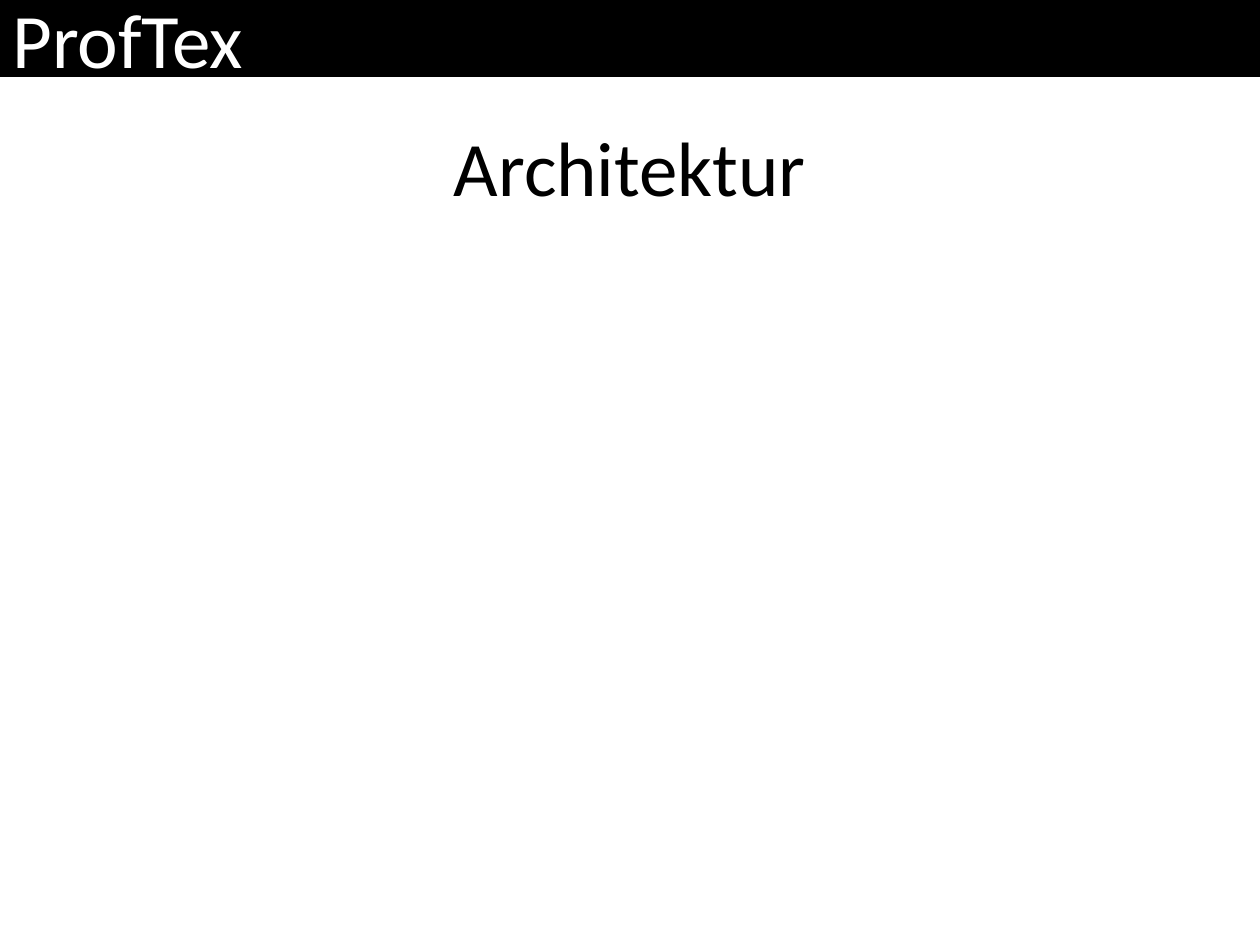
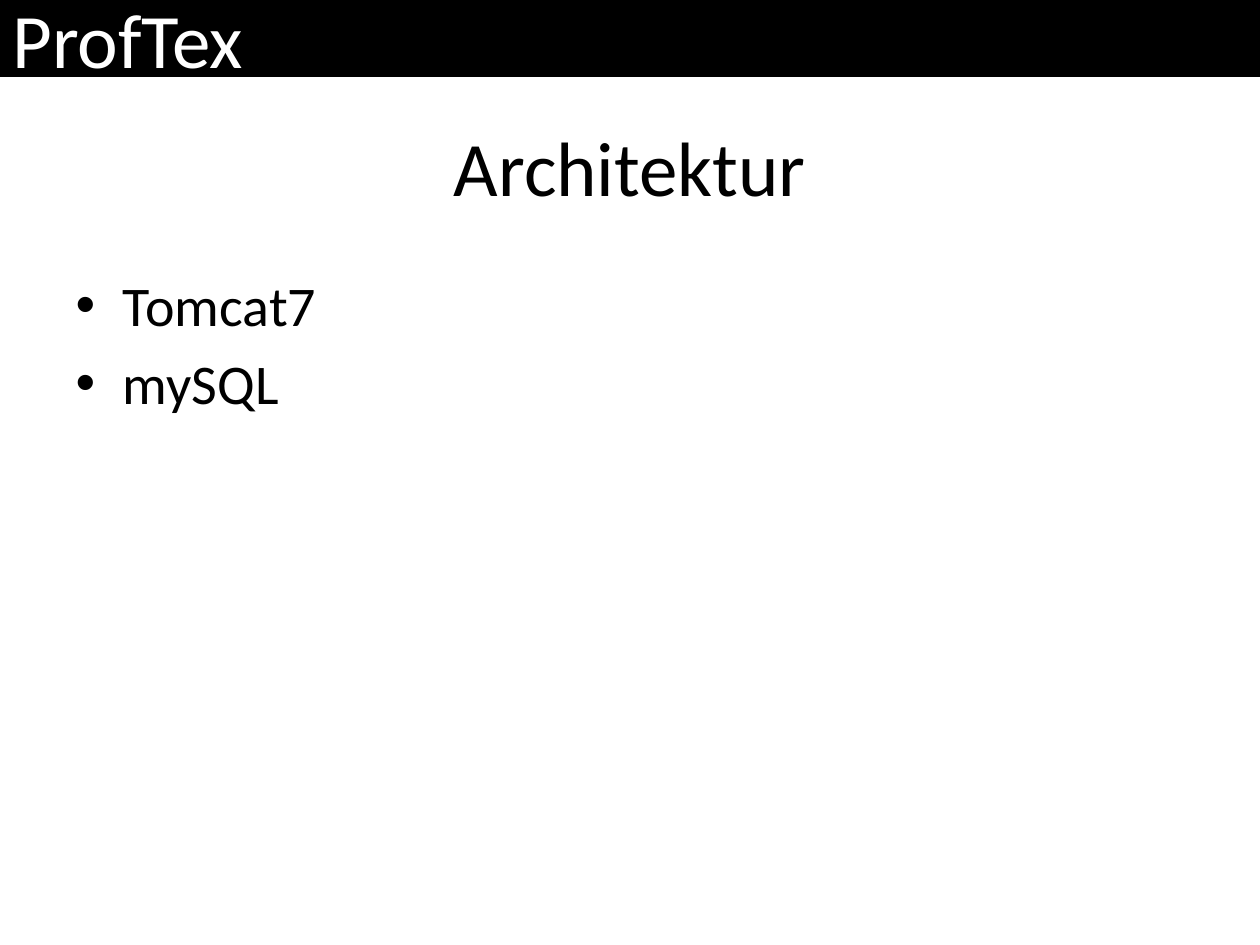
Before and after one commit to ProfTeX/mockup, a slide deck: slide 5 of ProfTeX.pptx (slide 4 before the commit). Drawn at 1260x945 pixels with LibreOffice and Linux fonts; fonts in the diff are those of the drawing. Boxes give left, top, right and bottom in pixels: in the first picture for what was removed or moved away, otherwise in the second. Text is boxed around its words. In the diff, an @@ line names an element or a change of style, - is before the commit and + after.

```diff
--- a/ProfTeX.pptx
+++ b/ProfTeX.pptx
@@ text added at (123,290,316,413), 32 pt, text #000000 @@
+• Tomcat7
+• mySQL
```
Also in this commit, not shown: 3 other slides changed, 1 slide added.
